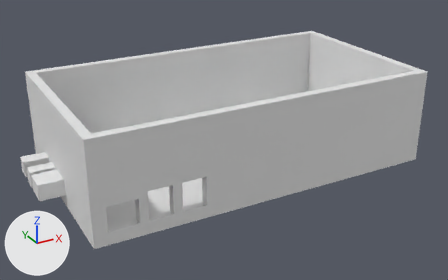
The Blender file BuzzerCase.blend, before and after one commit.
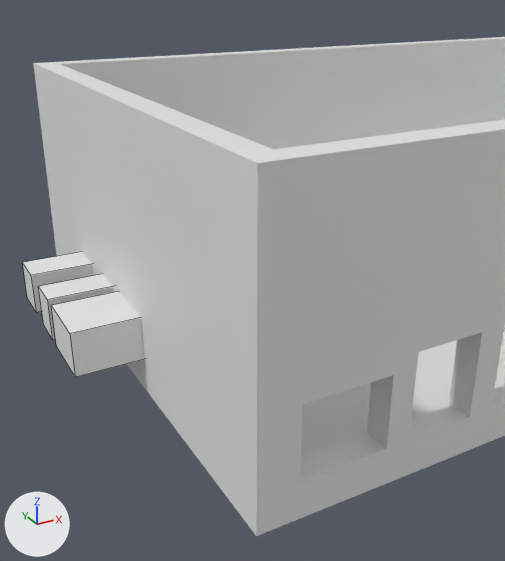
Each version is shown whole from a 50 mm camera at (-0.1643, -0.2961, 0.1336) aimed at (-0.0051, -0.0065, -0.0112), then close up from a 50 mm camera at (-0.1382, -0.1232, 0.0472) aimed at (-0.0796, -0.0167, -0.006). Arrows for +X, +Y and +Z are at lower left; the lights stay in place. The close-ups show mesh edges as thin lines.

The first close-up shows 'Cube', 'Power'.
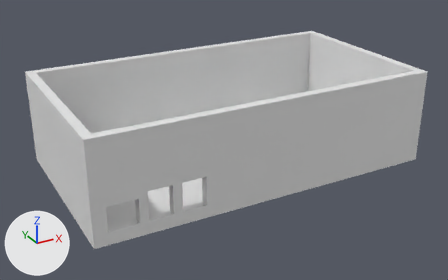
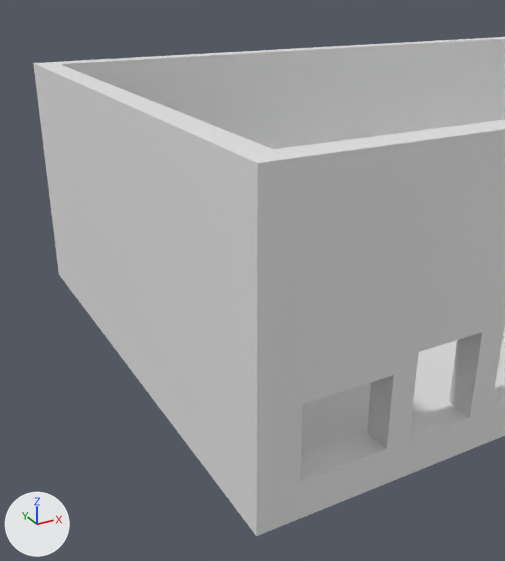
What differs and where, as boxes (x1, y1, x2, y2) in the close-ups (505 x 561 px):
'Power', hidden
    before: (22, 252, 144, 377)

Patch to the scene script:
```diff
--- a/BuzzerCase.blend.py
+++ b/BuzzerCase.blend.py
@@ ob_power @@
 _m = ob_power.modifiers.new('Solidify', 'SOLIDIFY')
 _m.thickness = 0.03
+ob_power.hide_set(True)
```
